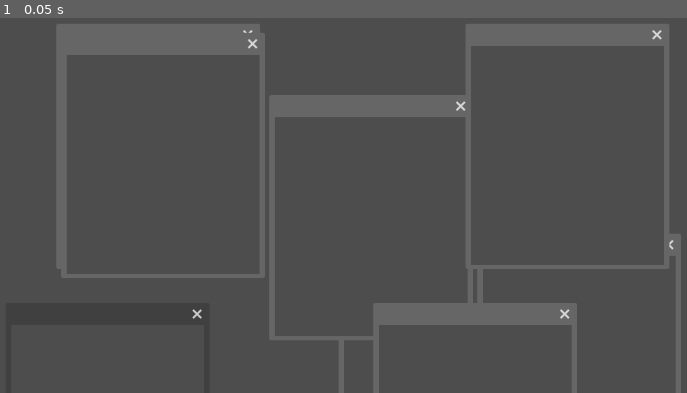
Above: before the commit, frame 1.
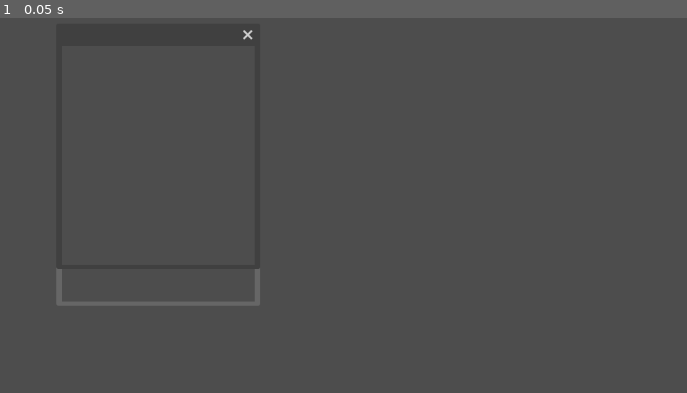
Above: after the commit, the same moment.

Repository: joseiedo/enigma_of_fear_pendrive_puzzle_clone
Game: Godot game, scene res://node_2d.tscn
Two runs of this game, one before a commit and one after it. Both use one fixed random seed, a clock stepped at 60 frames per second and the inputs below.
Inputs:
- Up to frame 1 (0.05 s): no input

The runs differ from the first frame. In frame 1, 12% of the frame differs, in the area x 8-100%, y 1-100%.

Commit message:
create initial version of the script to check if the correct windows are near

Diff:
--- a/enigma_window.gd
+++ b/enigma_window.gd
@@ -4,30 +4,74 @@
 
 @onready var node_2d: Node2D = $".."
 
+# Windows that must be around
+var right_window: Window = null
+var bottom_window: Window = null
+var left_window: Window = null
+var top_window: Window = null
+
 func _on_ready():
 	focus_entered.connect(_test)
 	print("test")
 
-func init(initialX, initialY):
-	position.x = initialX
-	position.y = initialY
-	size = Vector2i(278, 316)
+func init(initial_x, initial_y):
+	self.position.x = initial_x
+	self.position.y = initial_y
+	self.size = Vector2i(278, 316)
+	return self
+
+func setup_neighbors(top_window, right_window, bottom_window, left_window):
+	self.top_window = top_window
+	self.right_window = right_window
+	self.bottom_window = bottom_window
+	self.left_window = left_window
 	return self
 
 func _test() -> void:
 	print("test")
 
+var done = false
 func _process(delta: float) -> void:
 	if (not has_focus()):
 		return
-
-	print(name, " position.x", position.x)
-	print(name, " position.y", position.y)
+	if (done):
+		print("uga")
+	if top_window != null:
+		var distanceY = abs(position.y - top_window.position.y - size.y)
+		var distanceX = abs(position.x - top_window.position.x)
+		print("TOP ----------------------------------------------------------------")
+		print("distanceX", distanceX, "curr", position, "right", top_window.position)
+		print("distanceY", distanceY, "curr", position, "right", top_window.position)
+		done = distanceY <= 15 && distanceX <= 2
+	if right_window != null:
+		var distanceY = abs(position.y - right_window.position.y)
+		var distanceX = abs(position.x - right_window.position.x + size.x)
+		print("RIGHT ----------------------------------------------------------------")
+		print("distanceX", distanceX, "curr", position, "right", right_window.position)
+		print("distanceY", distanceY, "curr", position, "right", right_window.position)
+		done = distanceY <= 2 && distanceX <= 2
+	if bottom_window != null:
+		var distanceY = abs(position.y - bottom_window.position.y + size.y)
+		var distanceX = abs(position.x - bottom_window.position.x)
+		print("BOTTOM ----------------------------------------------------------------")
+		print("distanceX ", distanceX, " curr ", position, " bottom ", bottom_window.position)
+		print("distanceY ", distanceY, " curr ", position, " bottom ", bottom_window.position)
+		done = distanceY <= 15 && distanceX <= 2
+	if left_window != null:
+		var distanceY = abs(position.y - left_window.position.y)
+		var distanceX = abs(position.x - left_window.position.x - size.x)
+		print("LEFT ----------------------------------------------------------------")
+		print("distanceX", distanceX, "curr", position, "left", left_window.position)
+		print("distanceY", distanceY, "curr", position, "left", left_window.position)
+		done = distanceY <= 2 && distanceX <= 2
 
 
-#func _compare_measures(expected, current):
-	#var tolerance = 10
-	#if current > expected - tolerance && current < expected + tolerance:
-		#return true
-	#else:
-		#return false
+func calculate_distance_and_check(window, offset_x, offset_y, threshold_x, threshold_y):
+	if window == null:
+		return null
+	var distanceY = abs(position.y - window.position.y + offset_y)
+	var distanceX = abs(position.x - window.position.x + offset_x)
+	print(window.name.upper() + "---------------------------------------------------------")
+	print("distanceX: ", distanceX, "curr: ", position, " window:", window.position)
+	print("distanceY: ", distanceY, "curr: ", position, " window:", window.position)
+	return distanceY <= threshold_y and distanceX <= threshold_x
--- a/node_2d.gd
+++ b/node_2d.gd
@@ -9,20 +9,30 @@
 	window.mode = Window.MODE_MINIMIZED
 	window.transparent = false
 
-	# Top
-	var lt = _create_window(193, 147)
-	var mt = _create_window(600, 550)
-	var rt = _create_window(800, 450)
+	var top_middle = _create_window(193, 200)
+	var top_left = _create_window(193, 147)
+	#var top_right = _create_window(800, 450)
 
-	# Mid
-	var lm = _create_window(200, 160)
-	var mm = _create_window(500, 250)
-	var rm = _create_window(230, 950)
+	#var middle_left = _create_window(200, 160)
+	#var middle_middle = _create_window(500, 250)
+	#var middle_right = _create_window(230, 950)
 
-	# Bottom
-	var lb = _create_window(783, 147)
-	var mb = _create_window(650, 550)
-	var rb = _create_window(120, 550)
+	#var bottom_left = _create_window(783, 147)
+	#var bottom_middle = _create_window(650, 550)
+	#var bottom_right = _create_window(120, 550)
+	top_left.setup_neighbors(null, null, null, top_middle)
+	#top_middle.setup_neighbors(null, top_right, middle_middle, top_left)
+	# top_middle.setup_neighbors(top_left, null,null, null)
+	#top_right.setup_neighbors(null, null, middle_right, top_middle)
+
+	#middle_left.setup_neighbors(top_left, middle_middle, bottom_left, null)
+	#middle_left.setup_neighbors(top_left, null, null, null)
+	#middle_middle.setup_neighbors(top_middle, middle_right, bottom_middle, middle_left)
+	#middle_right.setup_neighbors(top_right, null, bottom_middle, middle_middle)
+
+	#bottom_left.setup_neighbors(middle_left, bottom_middle, null, null)
+	#bottom_middle.setup_neighbors(middle_middle, bottom_right, null, bottom_left)
+	#bottom_right.setup_neighbors(middle_right, null, null, bottom_middle)
 
 func _create_window(initialX, initialY) -> Window:
 	var window = Window.new()
@@ -34,5 +44,3 @@
 
 func _close_game():
 	get_tree().quit()
-func _on_focus_entered():
-	print("Teste")
